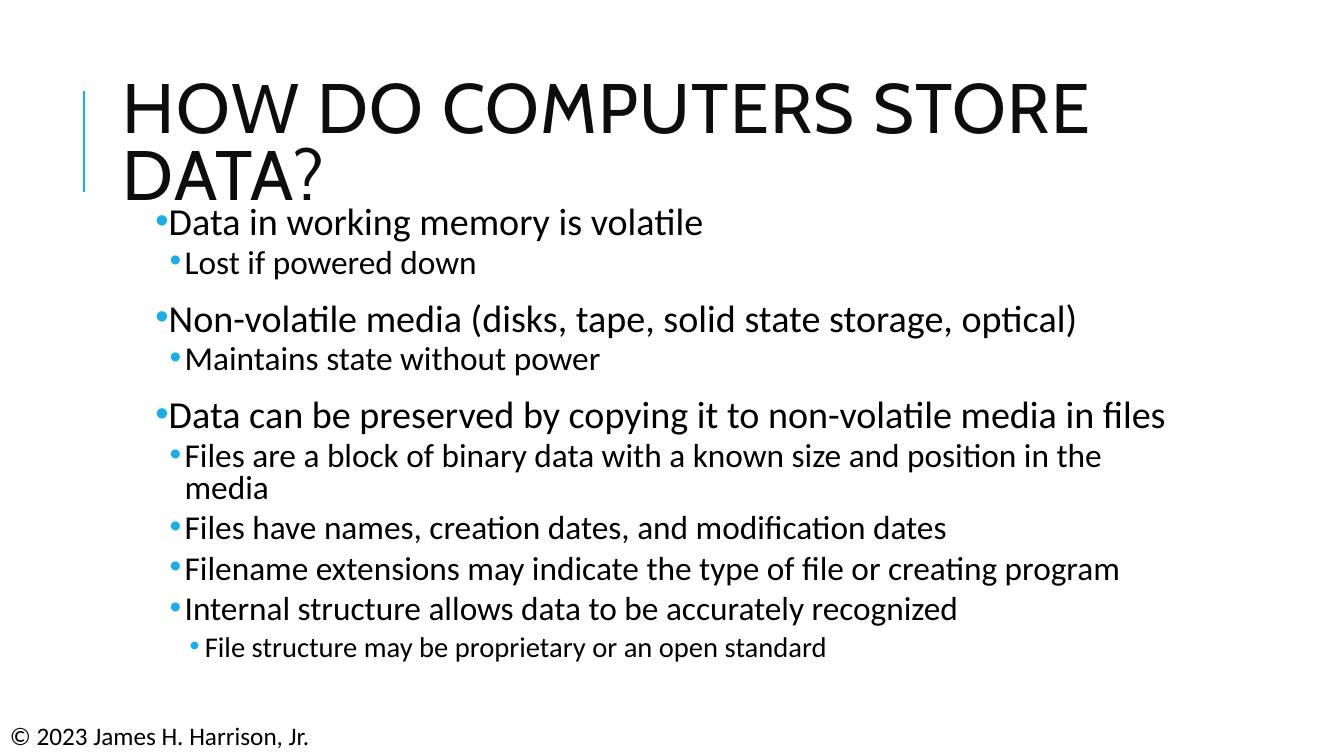
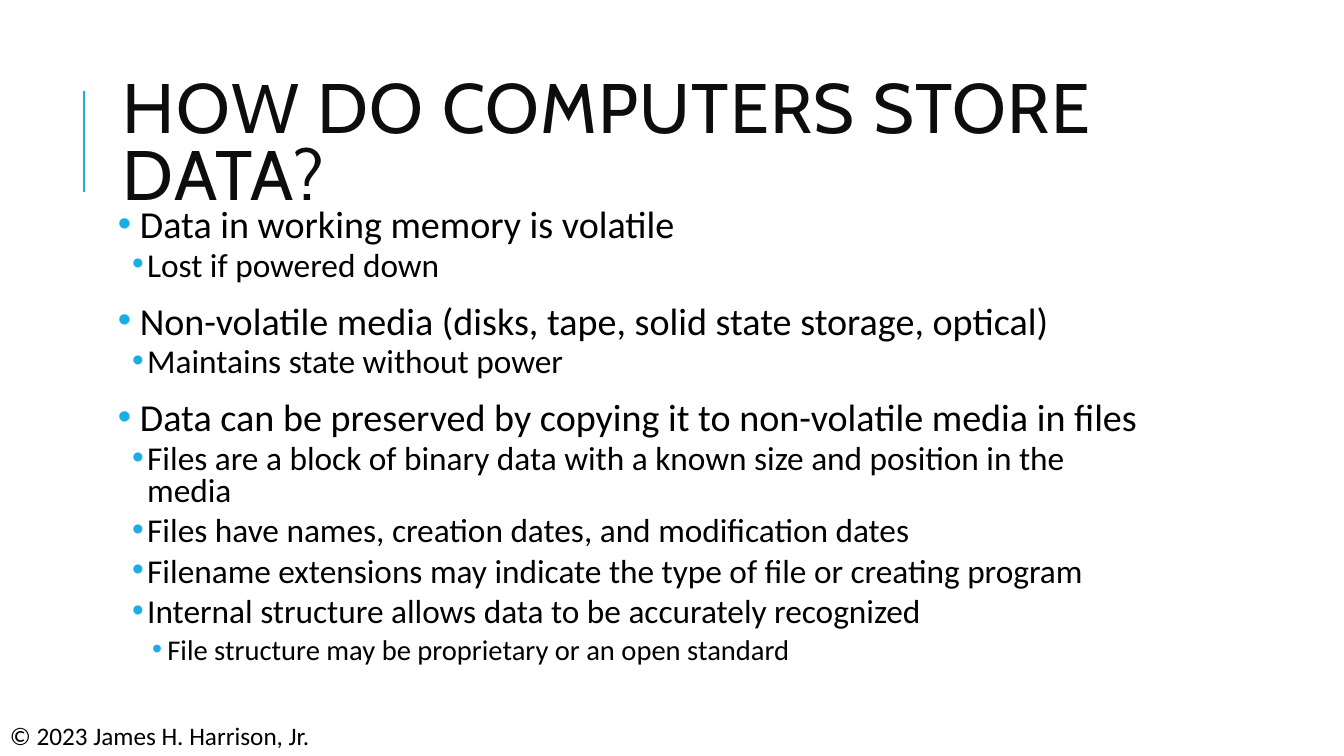
Before and after one commit to pcmathias/MSACL-data-literacy, a slide deck: slide 29 of presentations/DS 100 - Data Literacy and Management Basics.pptx (slide 27 before the commit). Drawn at 1344x756 pixels with LibreOffice and Linux fonts; fonts in the diff are those of the drawing. Boxes give left, top, right and bottom in pixels: in the first picture for what was removed or moved away, otherwise in the second. Text is boxed around its words. In the diff, an @@ line names an element or a change of style, - is before the commit and + after.

Commit message:
lesson 1 presentation modifications

```diff
--- a/presentations/DS 100 - Data Literacy and Management Basics.pptx
+++ b/presentations/DS 100 - Data Literacy and Management Basics.pptx
@@ text "Data in working memory is ...": place and size @@
-text "Data in working memory is ..." at bbox=[169, 208, 1166, 662]
+text "Data in working memory is ..." at bbox=[140, 211, 1137, 665]
```
Also in this commit, not shown: 13 other slides changed, 10 slides added.
